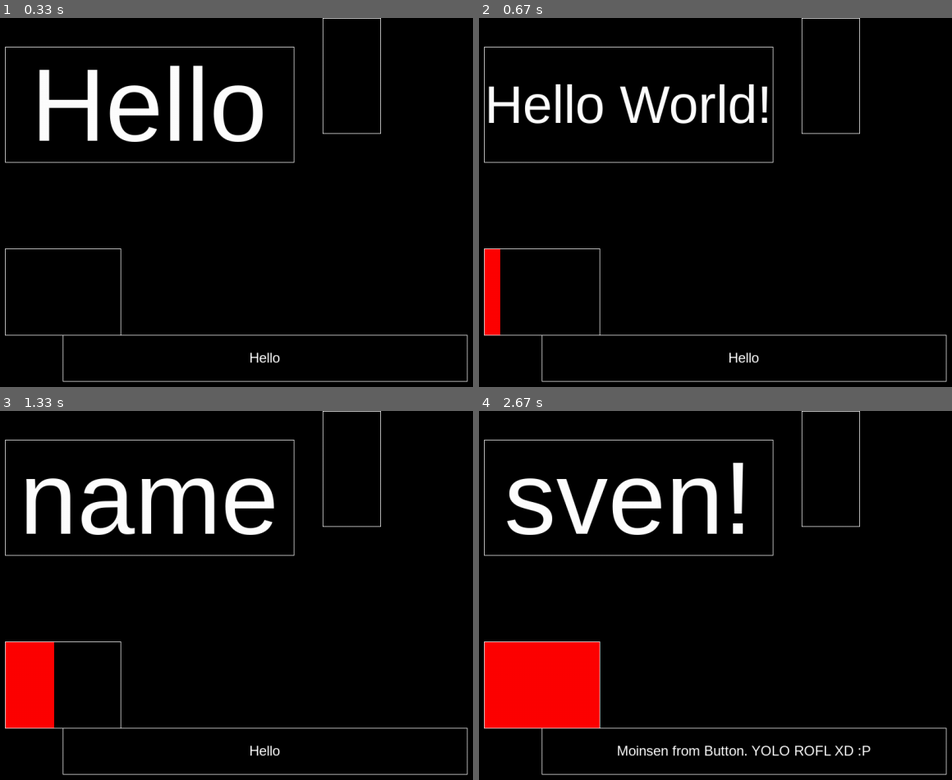
Above: before the commit, frames 1-4 (two rows, left to right).
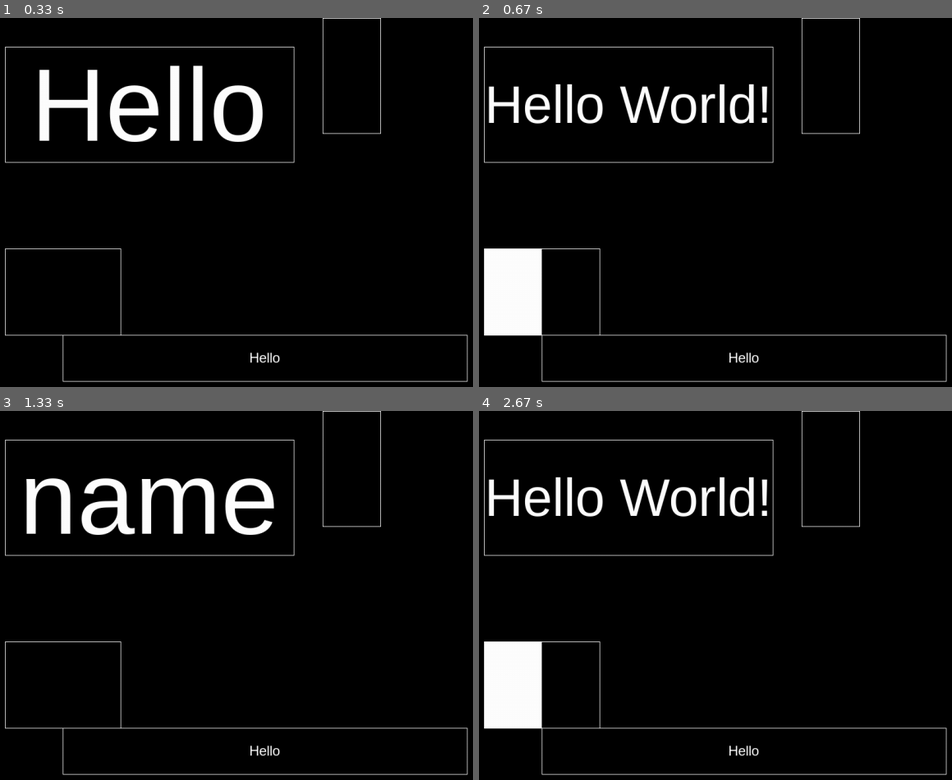
Above: after the commit, the same moments.

Repository: SvenSZim/GPUI
Game: pygame game, started from main.py
The game is run twice, just before and just after one commit, with the same random seed, the same clock (stepped at 60 frames per second) and the same inputs.
Inputs (mouse positions are in pixels of both pictures, inside the frame that each line leads up to):
- Up to frame 1 (0.33 s): no input
- Up to frame 2 (0.67 s): press the mouse at (540, 291) at 0.37 s; move the mouse to (568, 305) at 0.47 s; release the mouse at (592, 320) at 0.6 s
- Up to frame 3 (1.33 s): press the mouse at (61, 684) at 0.7 s; move the mouse to (132, 577) at 0.8 s; release the mouse at (198, 470) at 0.93 s; press the mouse at (61, 684) at 1.03 s; move the mouse to (250, 643) at 1.13 s; release the mouse at (435, 602) at 1.27 s
- Up to frame 4 (2.67 s): press the mouse at (540, 684) at 1.37 s; move the mouse to (601, 717) at 1.47 s; release the mouse at (663, 750) at 1.6 s; press the mouse at (540, 684) at 1.7 s; move the mouse to (545, 647) at 1.8 s; release the mouse at (549, 606) at 1.93 s; press the mouse at (540, 684) at 2.03 s; move the mouse to (658, 632) at 2.13 s; release the mouse at (776, 580) at 2.27 s; press the mouse at (540, 684) at 2.37 s; move the mouse to (668, 573) at 2.47 s; release the mouse at (791, 462) at 2.6 s

Frame 1 is identical in both runs. In frame 2, 2.9% of the frame differs, in the area x 1-14%, y 62-86%; in frame 3, 2.5%; in frame 4, 11%, in the area x 1-83%, y 14-94%.

Commit message:
Added UIStaticBody as simple UIBody element. Simplified UIText by combining rendering functionality.

Diff:
--- a/main.py
+++ b/main.py
@@ -4,10 +4,10 @@
 from ui import InputEvent, InputManager
 from ui import UIRenderer, UIStyleMOON
 
-from ui import UIDynamicBody
-from ui import UIText, UIDynamicTextRenderer
+from ui import UIDynamicBody, UIStaticBody
+from ui import UIText, UIFont, UIDynamicTextRenderer
 from ui import UICycleButton, UICycleButtonRenderer
-from ui.objects.uiobject.UIObject import UIObject, UIObjectRenderer
+from ui.objects.uiobject.UIObject import UIObjectRenderer
 from ui.objects.uitext.UIStaticText import UIStaticTextRenderer
 
 
@@ -34,21 +34,21 @@
     screen_size = (1280, 720)
     main_screen = pg.display.set_mode(screen_size)
 
-    main_font: pg.font.Font = pg.font.SysFont('Arial', 10)
+    main_font: UIFont = PygameFont(pg.font.SysFont('Arial', 24))
 
-    objbody1: UIDynamicBody = UIDynamicBody((600, 0), (100, 200))
+    objbody1: UIStaticBody = UIStaticBody((600, 0), (100, 200))
     obj1: UIObjectRenderer = UIObjectRenderer(objbody1)
 
-    textbody1: UIDynamicBody = UIDynamicBody((50,50), (500, 200))
+    textbody1: UIStaticBody = UIStaticBody((50,50), (500, 200))
     text1_core: UIText = UIText(textbody1, 'Hello')
     text1: UIDynamicTextRenderer = UIDynamicTextRenderer(text1_core, 'Arial', 'white')
 
-    textbody2 = UIDynamicBody((150,550), (700, 80))
+    textbody2 = UIStaticBody((150,550), (700, 80))
     text2_core: UIText = UIText(textbody2, 'Hello')
-    text2: UIStaticTextRenderer = UIStaticTextRenderer(text2_core, 'Arial', 24, 'white')
+    text2: UIStaticTextRenderer = UIStaticTextRenderer(text2_core, main_font, 'white')
 
     textbody = UIDynamicBody((0, 0), (200, 150), relativeObjectsForPosition=(textbody1, textbody2), relativeObjectsForPositionRelationType=(2,0))
-    button_core: UICycleButton = UICycleButton(textbody, numberOfStates=8)
+    button_core: UICycleButton = UICycleButton(textbody, numberOfStates=3)
     button: UICycleButtonRenderer = UICycleButtonRenderer(button_core)
     button_core.addTriggerEvent(InputManager.getEvent(InputEvent.MOUSEBUTTONDOWN))
     button_core.addGlobalTriggerEvent(InputManager.getEvent(InputEvent.A_DOWN))
--- a/ui/__init__.py
+++ b/ui/__init__.py
@@ -1,6 +1,6 @@
 from .responsiveness import EventManager, InputEvent, InputManager
 
-from .objects import UIDynamicBody
+from .objects import UIDynamicBody, UIStaticBody
 from .objects import UIObject, UIObjectRenderer
 from .objects import UIText, UIDynamicTextRenderer, UIStaticTextRenderer
 from .objects import UICycleButton, CycleButtonRenderStyle, UICycleButtonRenderer
--- a/ui/objects/__init__.py
+++ b/ui/objects/__init__.py
@@ -1,6 +1,6 @@
 
 
-from .uiobjectbody import UIDynamicBody
+from .uiobjectbody import UIDynamicBody, UIStaticBody
 from .uiobject import UIObject, UIObjectRenderer
 from .uitext import UIText, UIDynamicTextRenderer, UIStaticTextRenderer
 from .uibutton import UICycleButton, CycleButtonRenderStyle, UICycleButtonRenderer
--- a/ui/objects/uiobjectbody/UIABCBody.py
+++ b/ui/objects/uiobjectbody/UIABCBody.py
@@ -18,26 +18,6 @@
             rect: Rect = the rect containing the start position and sizing of the UIBodyElement
         """
         self._rect = rect
-
-    @abstractmethod
-    def _calculatePosition(self) -> tuple[int, int]:
-        """
-        calculatePosition calculates the position (top-left-corner) of the UIElementBody
-
-        Returns:
-            tuple[int, int] = (posX, posY) ~ the position of the top-left-corner of the UIElementBody
-        """
-        pass
-
-    @abstractmethod
-    def _calculateSize(self) -> tuple[int, int]:
-        """
-        calculateSize calculates the sizes of the UIElementBody
-
-        Returns:
-            tuple[int, int] = (width, height) ~ the sizes of the UIElementBody
-        """
-        pass
 
     def getRect(self) -> Rect:
         """
@@ -66,9 +46,10 @@
         """
         return self._rect.getSize()
 
+    @abstractmethod
     def update(self) -> None:
         """
         update calculates the position and size of the UIElementBody and
-        caches the values in hte UIElementBody attributes.
+        caches the values in the UIElementBody attributes.
         """
-        self._rect = Rect(self._calculatePosition(), self._calculateSize())
+        pass
--- a/ui/objects/uiobjectbody/UIDynamicBody.py
+++ b/ui/objects/uiobjectbody/UIDynamicBody.py
@@ -46,8 +46,9 @@
 
         self.__relativeObjPosRelationType = (AlignmentType(relativeObjectsForPositionRelationType[0]), AlignmentType(relativeObjectsForPositionRelationType[1]))
 
-
-    @override
+        self.update()
+
+
     def _calculateSize(self) -> tuple[int, int]:
         """
         calculateSize calculates the size of the UIDynamicBody object.
@@ -111,7 +112,6 @@
         return (absoluteSizeX, absoluteSizeY)
 
 
-    @override
     def _calculatePosition(self) -> tuple[int, int]:
         """
         calculatePosition calculates the position (top-left corner) of the UIDynamicBody object.
@@ -204,7 +204,6 @@
         return (absolutePosX, absolutePosY)
 
 
-
     @override
     def update(self) -> None:
         """
--- a/ui/objects/uiobjectbody/UIStaticBody.py
+++ b/ui/objects/uiobjectbody/UIStaticBody.py
@@ -1,6 +1,32 @@
+from typing import Optional, override
 
-
+from ..generic import Rect
 from .UIABCBody import UIABCBody
 
 class UIStaticBody(UIABCBody):
-    pass
+    """
+    UIStaticBody is a basic implementation of UIABCBody where the
+    position and the size of the object are fixed.
+    """
+
+    def __init__(self, positionORrect: tuple[int, int] | Rect, size: Optional[tuple[int, int]]) -> None:
+        """
+        __init__ initializes the UIStaticBody with either a rect or the position and size of the rect.
+
+        Args:
+            Option1:
+            position: tuple[int, int] = (left, top) ~ top left corner as absolute position of the object
+            size: tuple[int, int] = (width, height) ~ the size of the object
+            Option2:
+            rect: Rect = the position and size of the object as rect
+        """
+        if isinstance(positionORrect, Rect):
+            super().__init__(positionORrect)
+        elif size is None:
+            raise ValueError("UIStaticBody::__init__::incomplete initialization arguments!")
+        else:
+            super().__init__(Rect(positionORrect, size))
+
+    @override
+    def update(self) -> None:
+        pass
--- a/ui/objects/uiobjectbody/__init__.py
+++ b/ui/objects/uiobjectbody/__init__.py
@@ -1,2 +1,3 @@
 from .UIABCBody import UIABCBody
 from .UIDynamicBody import UIDynamicBody
+from .UIStaticBody import UIStaticBody
--- a/ui/objects/uistyle/uistyles/moon.py
+++ b/ui/objects/uistyle/uistyles/moon.py
@@ -34,4 +34,4 @@
     def getStyledButton(stylebutton: UIStyleButtons) -> UIABCStyleButton:
         match stylebutton:
             case UIStyleButtons.BASIC:
-                return UIStyleButtonBasic(borderColor='white', buttonStateFillColor='red')
+                return UIStyleButtonBasic(borderColor='white', buttonStateFillColor='white')
--- a/ui/objects/uitext/UIABCText.py
+++ b/ui/objects/uitext/UIABCText.py
@@ -1,10 +1,10 @@
-from abc import ABC, abstractmethod
-from typing import Union, override, Generic, TypeVar
+from abc import ABC
+from typing import Union, Generic, TypeVar
 
 
 from ..generic import Color
-from ..idrawer import UIFont
-from ..uistyle import UIStyleTexts
+from ..idrawer import UIFont, UISurface, UISurfaceDrawer
+from ..uistyle import UIStyleTexts, UIABCStyle
 
 from ..uiobjectbody import UIABCBody
 from ..UIABC import UIABC
@@ -54,13 +54,10 @@
     """
     UIABCTextRender is the abstract base class for all UITextRender
     """
-    _fontName: str
     _fontColor: Union[str, tuple[int, int, int], Color]
-    _fontSize: int
     _font: UIFont
 
     def __init__(self, core: Core,
-                       fontName: str, fontSize: int,
                        font: UIFont, fontColor: Union[str, tuple[int, int, int], Color],
                        active: bool=True) -> None:
         """
@@ -75,18 +72,8 @@
             active: bool = the active-state of the UITextElementRenderer (for UIABCRenderer)
         """
         super().__init__(core, active)
-        self._fontName = fontName
+        self._font = font
         self._fontColor = fontColor
-        self._fontSize = fontSize
-        self._font = font
-
-
-    @abstractmethod
-    def updateFont(self) -> None:
-        """
-        updateFont updates the font of the UIABCTextRender used for rendering.
-        """
-        pass
 
 
     def updateContent(self, content: str) -> None:
@@ -94,13 +81,36 @@
         update Content updates the str-content of the refering UITextElement.
         """
         self._core.setContent(content)
-        self.updateFont()
 
 
-    @override
-    def update(self) -> None:
+    def render(self, surfaceDrawer: type[UISurfaceDrawer], surface: UISurface) -> None:
         """
-        update extends the update from UIABCRenderer to also update the font.
+        render renders the UIObject onto the given surface
+
+        Args:
+            surfaceDrawer: UISurfaceDrawer = the drawer to use when drawing on surface
+            surface: UISurface = the surface the UIObject should be drawn on
         """
-        super().update()
-        self.updateFont()
+
+        # check if UIElement should be rendered
+        if not self._active:
+            return
+
+
+        surfaceDrawer.drawrect(surface, self._core.getRect(), 'white', fill=False)
+
+        textRender: UISurface = self._font.render(self._core.getContent(), self._fontColor)
+        textSize: tuple[int, int] = textRender.getSize()
+        textPosition: tuple[int, int] = (int(self._core.getPosition()[0] + (self._core.getSize()[0] - textSize[0]) / 2),
+                                              int(self._core.getPosition()[1] + (self._core.getSize()[1] - textSize[1]) / 2))
+        surface.blit(textRender, textPosition)
+
+
+    def renderStyled(self, surfaceDrawer: type[UISurfaceDrawer], surface: UISurface, renderStyle: type[UIABCStyle]) -> None:
+        if not self._active:
+            return
+
+        if self._renderStyleElement is None:
+            renderStyle.getStyledText(UIStyleTexts.BASIC).render(surfaceDrawer, surface, self._core.getRect(), self._core.getContent(), self._font, self._fontColor)
+        else:
+            renderStyle.getStyledText(self._renderStyleElement).render(surfaceDrawer, surface, self._core.getRect(), self._core.getContent(), self._font, self._fontColor)
--- a/ui/objects/uitext/UIDynamicText.py
+++ b/ui/objects/uitext/UIDynamicText.py
@@ -1,8 +1,7 @@
 from typing import Union, override
 
 from ..generic import Color
-from ..idrawer import UISurfaceDrawer, UISurface, UIFont
-from ..uistyle import UIABCStyle, UIStyleTexts
+from ..idrawer import UISurface, UIFont
 from ..UIFontManager import UIFontManager
 
 from .UIABCText import UIABCTextRenderer
@@ -14,6 +13,9 @@
     UIDynamicTextRender is a UITextRender which dynamically scales the fontsize
     with the box-size, text-length and font type.
     """
+
+    __fontName: str
+    __fontSize: int
 
     def __init__(self, core: UIText,
                        fontName: str, fontColor: Union[str, tuple[int, int, int], Color],
@@ -27,18 +29,29 @@
             fontColor: Color = the color the font should have
             active: bool = the active-state of the UIDynamicTextRenderer
         """
-        fontSize: int = self.__getDynamicFontSize(fontName, core.getSize(), core.getContent())
-        font: UIFont = UIFontManager.getFont().SysFont(fontName, fontSize)
-        super().__init__(core, fontName, fontSize, font, fontColor, active)
+        self.__fontName = fontName
+        self.__fontSize = self.__getDynamicFontSize(fontName, core.getSize(), core.getContent())
+        font: UIFont = UIFontManager.getFont().SysFont(self.__fontName, self.__fontSize)
+        super().__init__(core, font, fontColor, active)
 
-    @override
+
     def updateFont(self) -> None:
         """
         updateFont updates the font of the UIDynamicTextRender used for render
         depending on the text-content, box-size and font type.
         """
-        self._fontSize = self.__getDynamicFontSize(self._fontName, self._core.getSize(), self._core.getContent())
-        self._font = UIFontManager.getFont().SysFont(self._fontName, self._fontSize)
+        self.__fontSize = self.__getDynamicFontSize(self.__fontName, self._core.getSize(), self._core.getContent())
+        self._font = UIFontManager.getFont().SysFont(self.__fontName, self.__fontSize)
+
+
+    @override
+    def updateContent(self, content: str) -> None:
+        """
+        update Content updates the str-content of the refering UITextElement and the
+        font-size to fit the content in the text-container.
+        """
+        super().updateContent(content)
+        self.updateFont()
 
 
     @staticmethod
@@ -75,38 +88,3 @@
                 end_search = mid_search - 1
 
         return start_search
-
-
-    @override
-    def render(self, surfaceDrawer: type[UISurfaceDrawer], surface: UISurface) -> None:
-        """
-        render renders the UIObject onto the given surface
-
-        Args:
-            surfaceDrawer: UISurfaceDrawer = the drawer to use when drawing on surface
-            surface: UISurface = the surface the UIObject should be drawn on
-        """
-
-        # check if UIElement should be rendered
-        if not self._active:
-            return
-
-
-        surfaceDrawer.drawrect(surface, self._core.getRect(), 'white', fill=False)
-
-        textRender: UISurface = self._font.render(self._core.getContent(), self._fontColor)
-        textSize: tuple[int, int] = textRender.getSize()
-        textPosition: tuple[int, int] = (int(self._core.getPosition()[0] + (self._core.getSize()[0] - textSize[0]) / 2),
-                                              int(self._core.getPosition()[1] + (self._core.getSize()[1] - textSize[1]) / 2))
-        surface.blit(textRender, textPosition)
-
-
-    @override
-    def renderStyled(self, surfaceDrawer: type[UISurfaceDrawer], surface: UISurface, renderStyle: type[UIABCStyle]) -> None:
-        if not self._active:
-            return
-
-        if self._renderStyleElement is None:
-            renderStyle.getStyledText(UIStyleTexts.BASIC).render(surfaceDrawer, surface, self._core.getRect(), self._core.getContent(), self._font, self._fontColor)
-        else:
-            renderStyle.getStyledText(self._renderStyleElement).render(surfaceDrawer, surface, self._core.getRect(), self._core.getContent(), self._font, self._fontColor)
--- a/ui/objects/uitext/UIStaticText.py
+++ b/ui/objects/uitext/UIStaticText.py
@@ -1,8 +1,7 @@
-from typing import Union, override
+from typing import Union
 
 from ..generic import Color
-from ..idrawer import UISurfaceDrawer, UISurface, UIFont
-from ..uistyle import UIABCStyle, UIStyleTexts
+from ..idrawer import UIFont
 from ..UIFontManager import UIFontManager
 
 from .UIText import UIText
@@ -14,59 +13,18 @@
     """
 
     def __init__(self, core: UIText,
-                       fontName: str='Arial', fontSize: int=10, fontColor: Union[str, tuple[int, int, int], Color]=Color('white'),
+                       fontInfo: UIFont | tuple[str, int], fontColor: Union[str, tuple[int, int, int], Color],
                        active: bool=True) -> None:
         """
         __init__ initializes the UIDynamicTextRender instance
 
         Args:
             body: UIText = the refering UIText
-            fontName: str = the systemfont name of used font
-            fontSize: int = the used fonsize
+            fontInfo: UIFont | tuple[str, int] = either the font to use of the font-name and font-size to use
             fontColor: Color = the color the font should have
             active: bool = the active-state of the UIDynamicTextRenderer
         """
-
-        font: UIFont = UIFontManager.getFont().SysFont(fontName, fontSize)
-        super().__init__(core, fontName, fontSize, font, fontColor, active)
-
-    def updateFont(self) -> None:
-        """
-        updateFont updates the font used for rendering.
-        In UIStaticTextRender the fontsize does not scale with the box-size or the text-content.
-        """
-        self._font = UIFontManager.getFont().SysFont(self._fontName, self._fontSize)
-
-
-    @override
-    def render(self, surfaceDrawer: type[UISurfaceDrawer], surface: UISurface) -> None:
-        """
-        render renders the UIObject onto the given surface
-
-        Args:
-            surfaceDrawer: UISurfaceDrawer = the drawer to use when drawing on surface
-            surface: UISurface = the surface the UIObject should be drawn on
-        """
-
-        # check if UIElement should be rendered
-        if not self._active:
-            return
-
-        surfaceDrawer.drawrect(surface, self._core.getRect(), 'white', fill=False)
-
-        textRender: UISurface = self._font.render(self._core.getContent(), self._fontColor)
-        textSize: tuple[int, int] = textRender.getSize()
-        textPosition: tuple[int, int] = (int(self._core.getPosition()[0] + (self._core.getSize()[0] - textSize[0]) / 2),
-                                              int(self._core.getPosition()[1] + (self._core.getSize()[1] - textSize[1]) / 2))
-        surface.blit(textRender, textPosition)
-
-
-    @override
-    def renderStyled(self, surfaceDrawer: type[UISurfaceDrawer], surface: UISurface, renderStyle: type[UIABCStyle]) -> None:
-        if not self._active:
-            return
-
-        if self._renderStyleElement is None:
-            renderStyle.getStyledText(UIStyleTexts.BASIC).render(surfaceDrawer, surface, self._core.getRect(), self._core.getContent(), self._font, self._fontColor)
+        if isinstance(fontInfo, tuple):
+            super().__init__(core, UIFontManager.getFont().SysFont(fontInfo[0], fontInfo[1]), fontColor, active)
         else:
-            renderStyle.getStyledText(self._renderStyleElement).render(surfaceDrawer, surface, self._core.getRect(), self._core.getContent(), self._font, self._fontColor)
+            super().__init__(core, fontInfo, fontColor, active)
